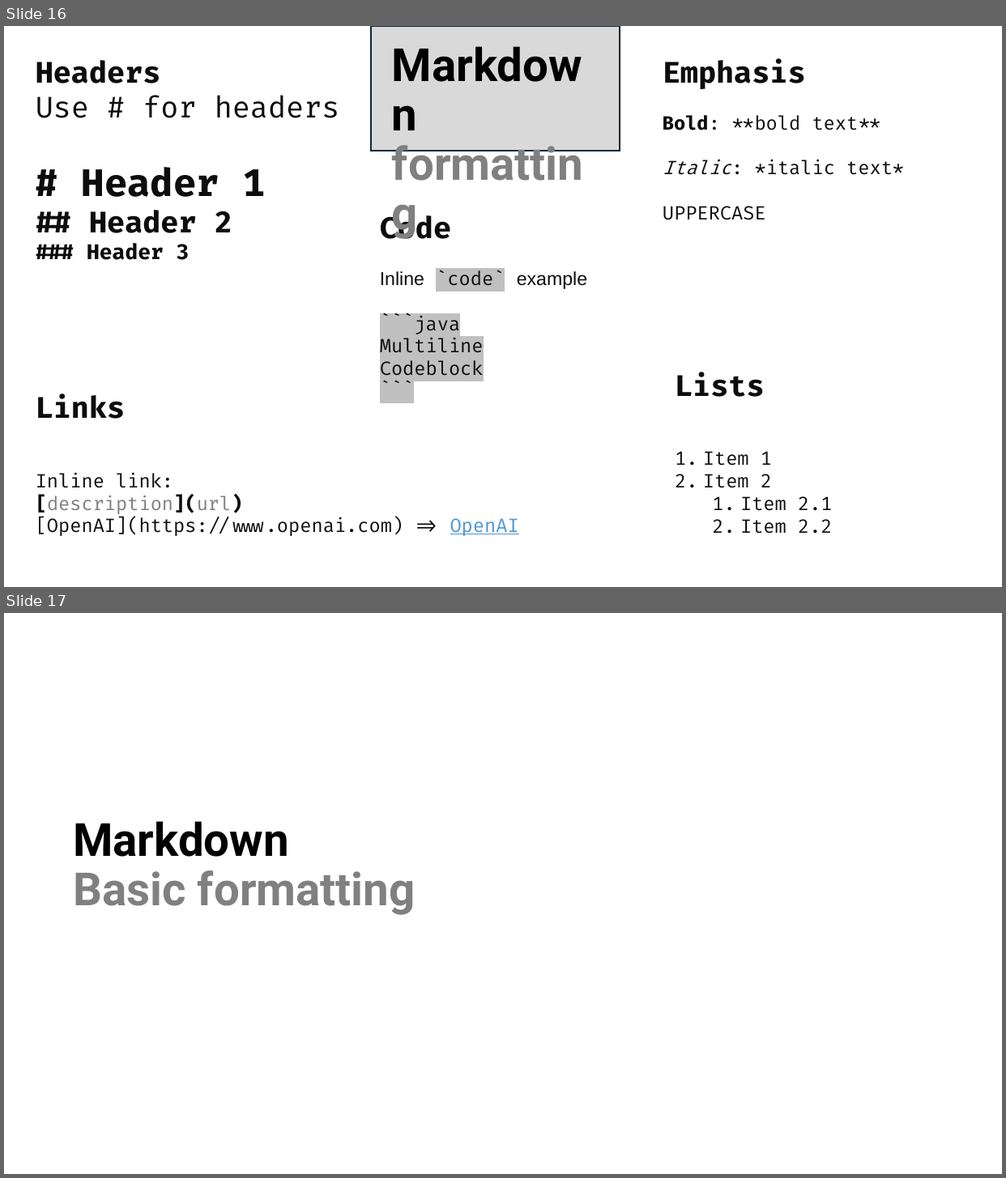
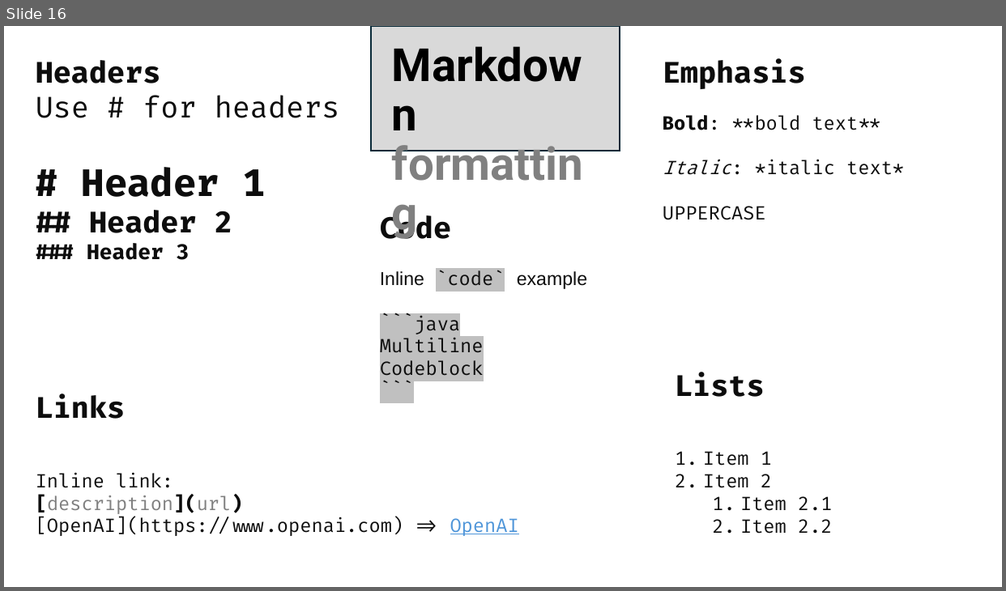
Before and after one commit to isidore/Talks, a slide deck: Slides/ChatGPT_Prompting.pptx. Shown one above the other, each under a label of ours: slides 16 and 17 before the commit, slide 16 after it. The pictures are 1006x1178 and 1006x591 pixels, drawn with LibreOffice and Linux fonts; fonts in the diff are those of the drawing. Boxes give left, top, right and bottom in pixels: in the first picture for what was removed or moved away, otherwise in the second. Text is boxed around its words. In the diff, an @@ line names an element or a change of style, - is before the commit and + after.

```diff
--- a/Slides/ChatGPT_Prompting.pptx
+++ b/Slides/ChatGPT_Prompting.pptx
@@ slide 17 removed at (4, 613, 1002, 1174), background #FFFFFF @@
@@ title removed at (73, 821, 415, 915) @@
-Markdown
-Basic formatting
```
Also in this commit, not shown: 8 slides added.
